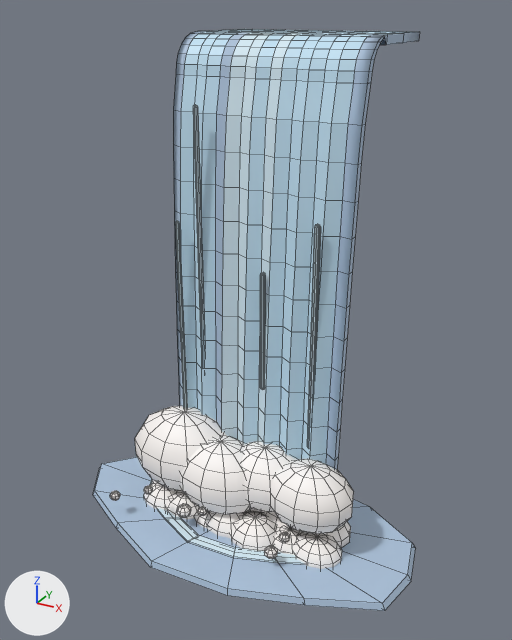
One commit to the FBX model Assets/Art/Models/Environment/Water/Waterfall_Large.fbx: the scene before it, then after it.
Both versions are drawn from a camera (50 mm lens) standing at (3.88, -7.65, 6.25) and looking at (0.0, -0.6, 2.73). The axes (+X, +Y, +Z) are drawn at lower left. The lights are the same throughout. The first picture is the older version. Mesh edges are drawn as thin lines. Where no turn or scale is listed for an object, it has been applied to the vertices.

The scene before the commit, as lines of its bpy script (objects in view):
```python
me_waterfall_large = bpy.data.meshes.new('Waterfall_Large')
me_waterfall_large.from_pydata(...)  # 2506 vertices, 2712 faces; spans x -2.47..2.35, y -2.31..1.28, z -0.06..6.0
# faces by material slot: [210, 520, 314, 1332, 336]
me_waterfall_large.materials.append(mat_m_env_water)  # blue #c5e5f6
me_waterfall_large.materials.append(mat_m_env_waterdeep)  # blue #adc4dc
me_waterfall_large.materials.append(mat_m_env_waterlight)  # pale blue #d7edf7
me_waterfall_large.materials.append(mat_m_env_foam)  # white #fef9f6
me_waterfall_large.materials.append(mat_m_env_mist)  # white #fef9f6
ob_waterfall_large = bpy.data.objects.new('Waterfall_Large', me_waterfall_large)
ob_waterfall_large.location = (0.0, 0.0, 0.0)
```
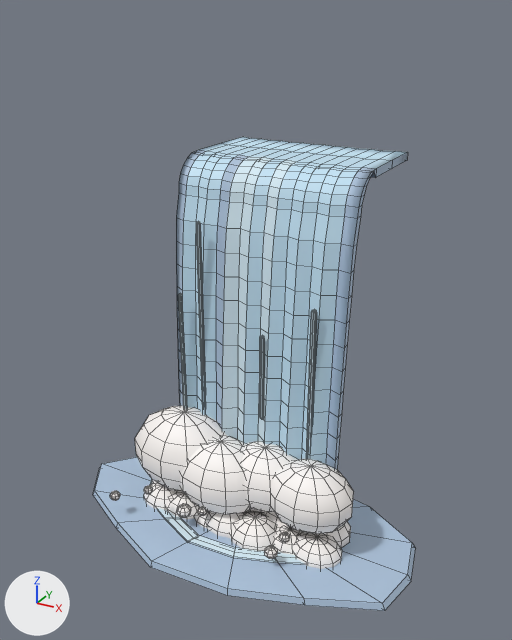
The newer file is also turned or shifted as a whole; pictures and numbers use the older file's frame.

Changed parts and their boxes (x1, y1, x2, y2) in the pictures (512 x 640 px; the box of a moved part takes in the faces that stretch with it):
'Waterfall_Large', reshaped (19% shorter): before (93, 29, 419, 611); after (93, 137, 415, 611)
part 1 of me_waterfall_large, moved or reshaped: before (193, 105, 204, 329); after (196, 221, 205, 378)
part 2 of me_waterfall_large, moved or reshaped: before (308, 224, 321, 425); after (307, 309, 317, 456)
part 3 of me_waterfall_large, moved or reshaped: before (175, 221, 188, 408); after (178, 293, 187, 408)
part 4 of me_waterfall_large, moved or reshaped: before (260, 272, 266, 390); after (260, 335, 265, 419)
part 5 of me_waterfall_large, moved or reshaped: before (173, 29, 419, 469); after (176, 137, 408, 469)

Diff of the bpy script that builds the scene:
```diff
--- a/Assets/Art/Models/Environment/Water/Waterfall_Large.fbx.py
+++ b/Assets/Art/Models/Environment/Water/Waterfall_Large.fbx.py
@@ me_waterfall_large @@
 # used by ob_waterfall_large; location = (0.0, 0.0, 0.0)
-me_waterfall_large.from_pydata(...)  # 2506 vertices, 2712 faces; spans x -2.47..2.35, y -2.31..1.28, z -0.06..6.0
+me_waterfall_large.from_pydata(...)  # 2506 vertices, 2712 faces; spans x -2.47..2.35, y -2.31..1.22, z -0.06..4.6
+# me_waterfall_large part 1: the loose piece of 52 vertices spanning x -0.75..-0.68, y -0.73..-0.7, z 1.5..5.26 is scaled about its middle by (1, 1, 0.727), then moved by (0.0, -0.02, -0.84)
+# me_waterfall_large part 2: the loose piece of 52 vertices spanning x 0.81..0.88, y -0.77..-0.73, z 1.2..4.1 is scaled about its middle by (1, 1, 0.735), then moved by (0.0, -0.01, -0.62)
+# me_waterfall_large part 3: the loose piece of 52 vertices spanning x -1.03..-0.97, y -0.78..-0.75, z 0.8..3.89 is scaled about its middle by (1, 1, 0.736), then moved by (0.0, -0.01, -0.54)
+# me_waterfall_large part 4: the loose piece of 52 vertices spanning x 0.14..0.21, y -0.77..-0.74, z 1.87..3.43 is scaled about its middle by (1, 1, 0.751), then moved by (0.0, -0.01, -0.62)
+# me_waterfall_large part 5: 704 of 2506 vertices moved; they spanned x -1.2..1.2, y -0.86..1.28, z 0.35..6.0 and now span x -1.2..1.2, y -0.86..1.22, z 0.25..4.6; mean shift (0.0, -0.03, -0.99); largest move (0.56, -0.48, 5.55) -> (0.56, -0.53, 4.15)
 me_waterfall_large.materials.append(mat_m_env_water)
```
